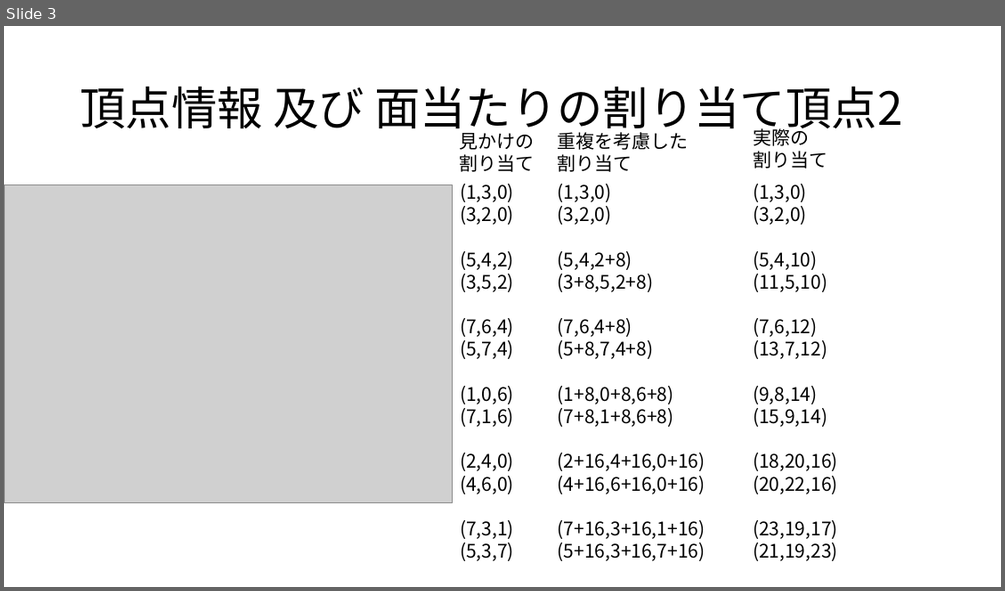
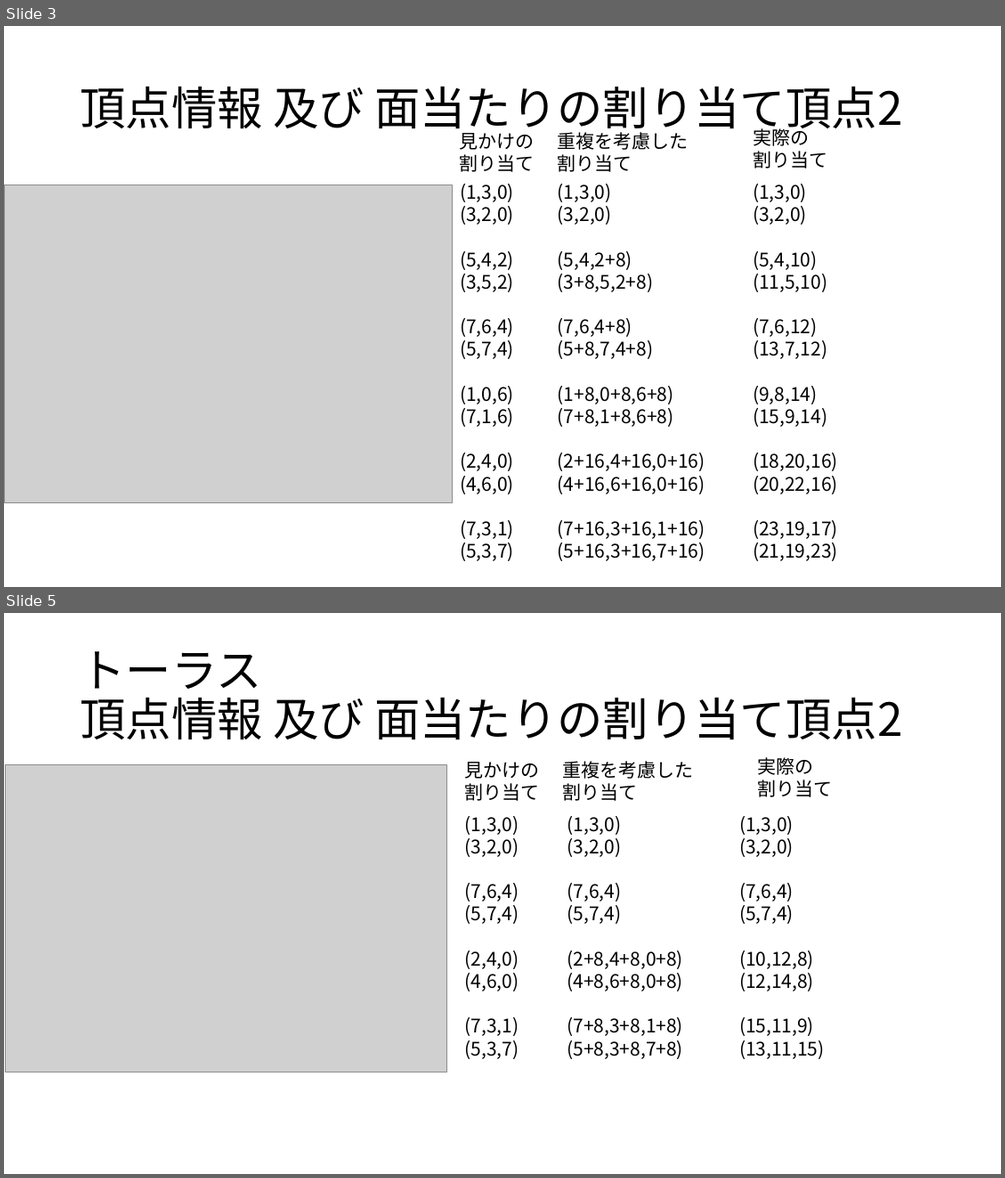
Before and after one commit to watapachi0/RadiallyInterface, a slide deck: 設計/RadiallyInterface.pptx. Shown one above the other, each under a label of ours: slide 3 before the commit, slides 3 and 5 after it; the slides between them are not shown. The pictures are 1005x591 and 1005x1178 pixels, drawn with LibreOffice and Linux fonts; fonts in the diff are those of the drawing; grey boxes stand for pictures. Boxes give left, top, right and bottom in pixels: in the first picture for what was removed or moved away, otherwise in the second. Text is boxed around its words. In the diff, an @@ line names an element or a change of style, - is before the commit and + after.

```diff
--- a/設計/RadiallyInterface.pptx
+++ b/設計/RadiallyInterface.pptx
@@ slide 5 added at (x1=4, y1=613, x2=1001, y2=1174), background #FFFFFF @@
@@ title added at (x1=80, y1=651, x2=903, y2=739), 44 pt, text #000000 @@
+トーラス
+頂点情報 及び 面当たりの割り当て頂点2
@@ picture added at (x1=6, y1=764, x2=446, y2=1071) @@
@@ text added at (x1=465, y1=762, x2=540, y2=801), 18 pt, text #000000 @@
+見かけの
+割り当て
@@ text added at (x1=563, y1=761, x2=694, y2=801), 18 pt, text #000000 @@
+重複を考慮した
+割り当て
@@ text added at (x1=758, y1=757, x2=833, y2=797), 18 pt, text #000000 @@
+実際の
+割り当て
@@ text added at (x1=465, y1=816, x2=519, y2=1059), 18 pt, text #000000 @@
+(1,3,0)
+(3,2,0)
+(7,6,4)
+(5,7,4)
+(2,4,0)
+(4,6,0)
+(7,3,1)
+(5,3,7)
@@ text added at (x1=566, y1=816, x2=683, y2=1059), 18 pt, text #000000 @@
+(1,3,0)
+(3,2,0)
+(7,6,4)
+(5,7,4)
+(2+8,4+8,0+8)
+(4+8,6+8,0+8)
+(7+8,3+8,1+8)
+(5+8,3+8,7+8)
@@ text added at (x1=739, y1=816, x2=825, y2=1059), 18 pt, text #000000 @@
+(1,3,0)
+(3,2,0)
+(7,6,4)
+(5,7,4)
+(10,12,8)
+(12,14,8)
+(15,11,9)
+(13,11,15)
```
Also in this commit, not shown: 1 other slide added, 7 other files.
